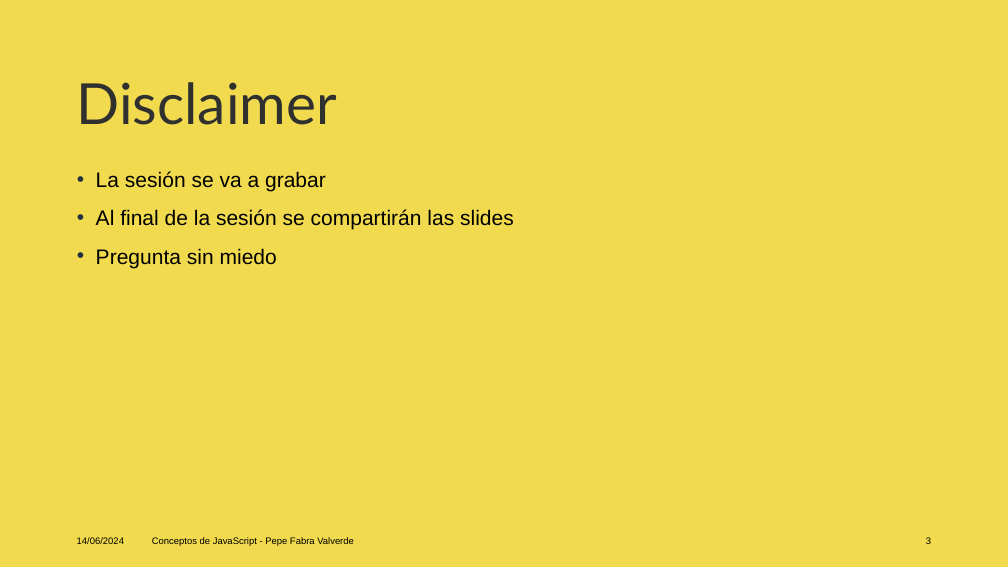
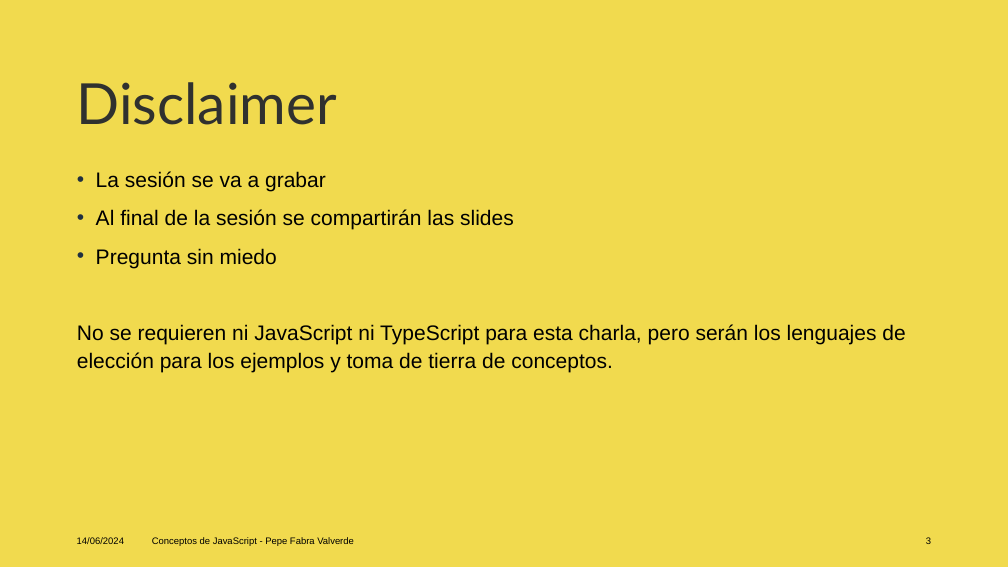
Before and after one commit to jofaval/talks-about, a slide deck: slide 3 of concepts-of-js/conceps-of-js.es.pptx. Drawn at 1008x567 pixels with LibreOffice and Linux fonts; fonts in the diff are those of the drawing. Boxes give left, top, right and bottom in pixels: in the first picture for what was removed or moved away, otherwise in the second. Text is boxed around its words. In the diff, an @@ line names an element or a change of style, - is before the commit and + after.

```diff
--- a/concepts-of-js/conceps-of-js.es.pptx
+++ b/concepts-of-js/conceps-of-js.es.pptx
@@ text at bbox=[77, 324, 905, 372]: paragraph added @@
+No se requieren ni JavaScript ni TypeScript para esta charla, pero serán los lenguajes de elección para los ejemplos y toma de tierra de conceptos.
```
Also in this commit, not shown: 2 other slides changed, 111 slides added, 1 other file.
